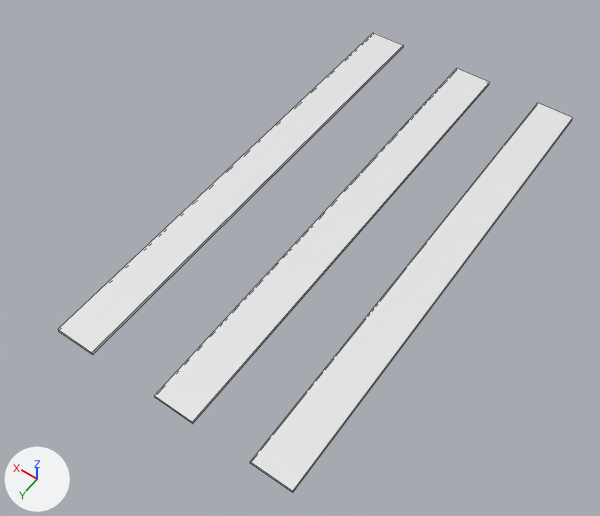
An edit to the FBX model Assets/Models/Environments/General Environment/Yaya Kaldırımı.fbx, drawn before and after from the same camera.
Both versions are drawn from a camera (50 mm lens) standing at (-5.57, 9.38, 12.58) and looking at (0.47, 0.93, -0.69). The lights are fixed; the arrows at lower left show +X, +Y and +Z. Mesh edges are drawn as thin lines. Where no turn or scale is listed for an object, it has been applied to the vertices.

The scene before the commit, as lines of its bpy script (objects in view):
```python
me_cube_001 = bpy.data.meshes.new('Cube.001')
me_cube_001.from_pydata(...)  # a box spanning x -2.48..-1.64, y -5.25..5.25, z 0.01..0.07; a box spanning x -0.44..0.41, y -5.25..5.25, z 0.01..0.07; a box spanning x 1.86..2.7, y -5.25..5.25, z 0.01..0.07
me_cube_001.materials.append(mat_material_001)  # white #e7e7e7
ob_yayagecidi = bpy.data.objects.new('YayaGecidi', me_cube_001)
ob_yayagecidi.location = (0.0, 0.0, 0.0)
```
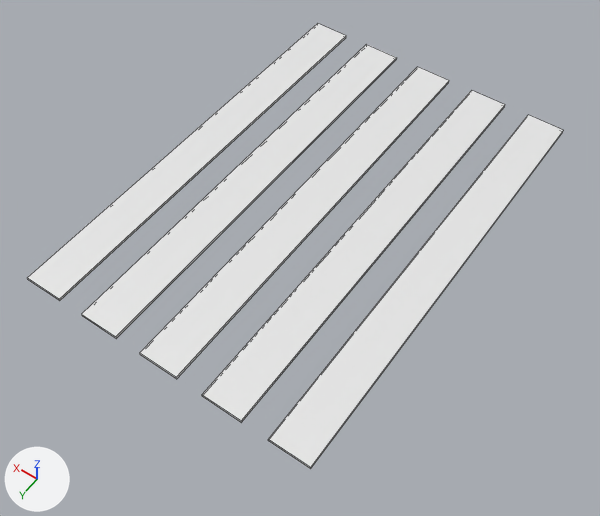
The change, as JSON lines over the scene's bpy script:
```json
{"block": "me_cube_001", "where": "me_cube_001.from_pydata(...)  # 24 vertices, 18 faces; spans x -2.48..2.7, y -5.25..5.25, z 0.01..0.07"}
{"block": "me_cube_001", "where": "# used by ob_yayagecidi; location = (0.0, 0.0, 0.0)"}
{"block": "me_cube_001", "change": "me_cube_001 part 1: a new loose piece, a box spanning x -2.48..-1.637, y -4.763..4.763, z 0.012..0.072, in mat_material_001 (white #e7e7e7)"}
{"block": "me_cube_001", "change": "me_cube_001 part 2: a new loose piece, a box spanning x -1.078..-0.235, y -4.763..4.763, z 0.012..0.072, in mat_material_001 (white #e7e7e7)"}
{"block": "me_cube_001", "change": "me_cube_001 part 3: a new loose piece, a box spanning x 1.747..2.591, y -4.763..4.763, z 0.012..0.072, in mat_material_001 (white #e7e7e7)"}
{"block": "me_cube_001", "change": "me_cube_001 part 4: a new loose piece, a box spanning x 0.337..1.18, y -4.763..4.763, z 0.012..0.072, in mat_material_001 (white #e7e7e7)"}
{"block": "me_cube_001", "change": "me_cube_001 part 5: a new loose piece, a box spanning x 3.162..4.005, y -4.763..4.763, z 0.012..0.072, in mat_material_001 (white #e7e7e7)"}
{"block": "me_cube_001", "change": "me_cube_001 part 6: the loose piece of 8 vertices spanning x -0.44..0.41, y -5.25..5.25, z 0.01..0.07 is deleted"}
```

Where the change shows, as pixel boxes (x1, y1, x2, y2) in the pictures (600 x 516 px):
```json
{"object": "YayaGecidi", "change": "reshaped", "before": [58, 32, 573, 493], "after": [27, 23, 563, 469]}
{"part": 1, "of": "me_cube_001", "change": "added", "after": [268, 115, 563, 469]}
{"part": 2, "of": "me_cube_001", "change": "added", "after": [202, 90, 505, 423]}
{"part": 3, "of": "me_cube_001", "change": "added", "after": [82, 44, 397, 339]}
{"part": 4, "of": "me_cube_001", "change": "added", "after": [140, 67, 449, 379]}
{"part": 5, "of": "me_cube_001", "change": "added", "after": [27, 23, 346, 301]}
{"part": 6, "of": "me_cube_001", "change": "deleted", "before": [154, 68, 489, 424]}
```
